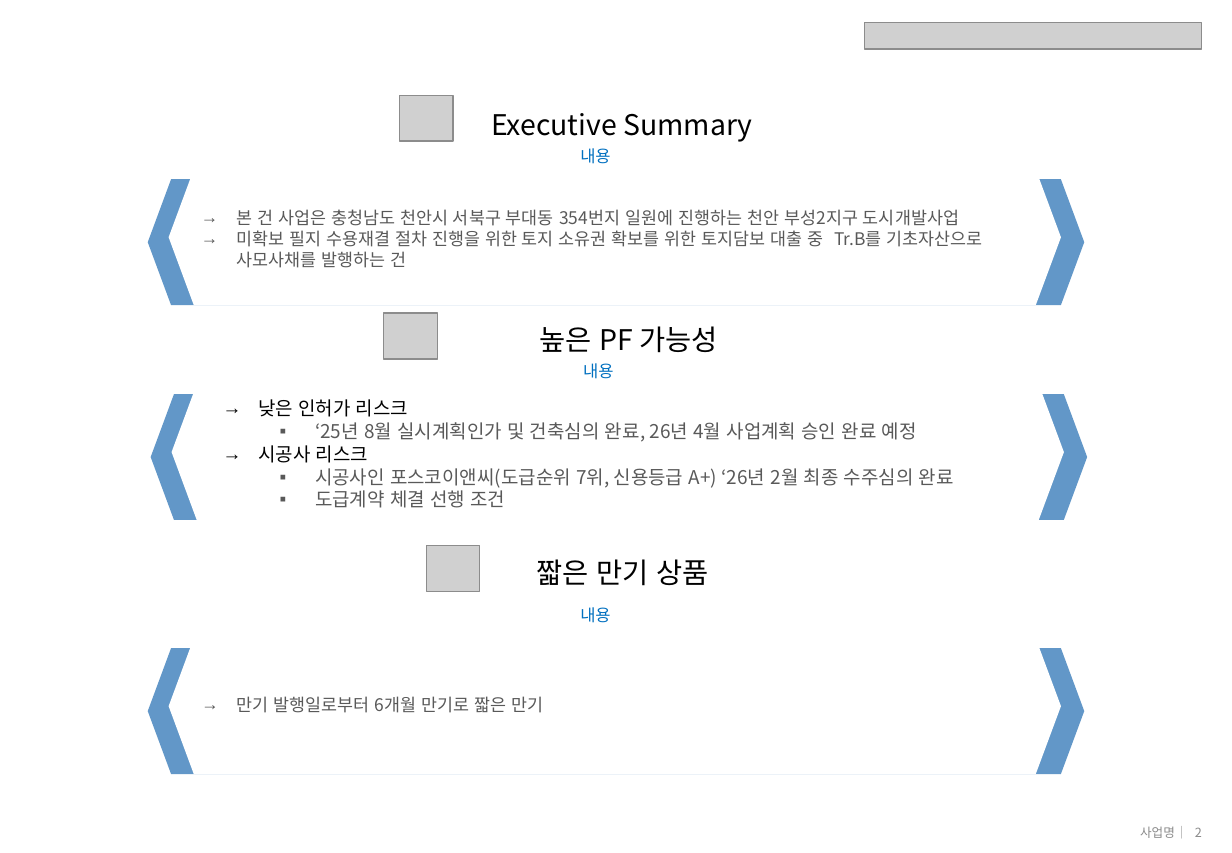
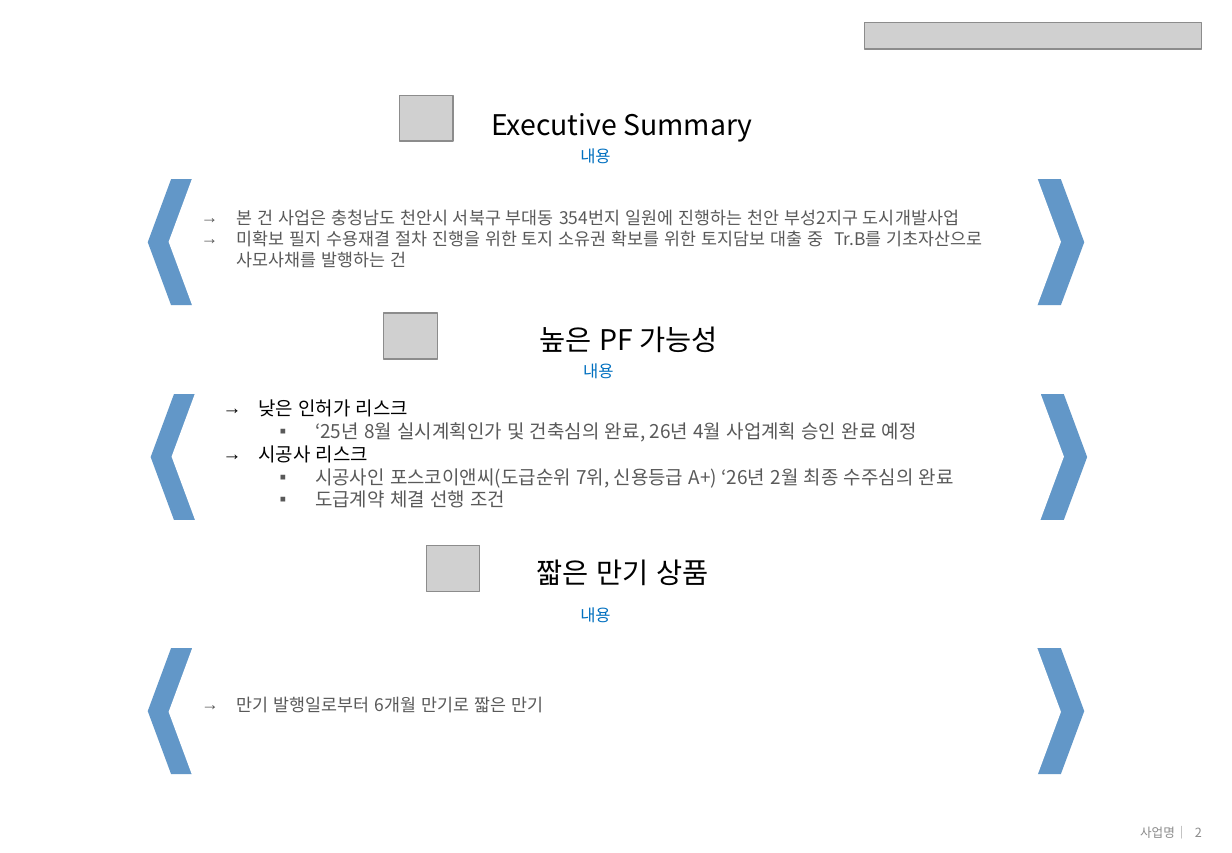
Before and after one commit to rainfieldinv-cell/rainfield-im, a slide deck: slide 2 of templates/레이아웃.pptx. Drawn at 1232x853 pixels with LibreOffice and Linux fonts; fonts in the diff are those of the drawing; grey boxes stand for pictures. Boxes give left, top, right and bottom in pixels: in the first picture for what was removed or moved away, otherwise in the second. Text is boxed around its words. In the diff, an @@ line names an element or a change of style, - is before the commit and + after.

```diff
--- a/templates/레이아웃.pptx
+++ b/templates/레이아웃.pptx
@@ 3 hexagons moved together from (x1=168, y1=169, x2=1065, y2=774) to (x1=168, y1=174, x2=1065, y2=779) @@
```
